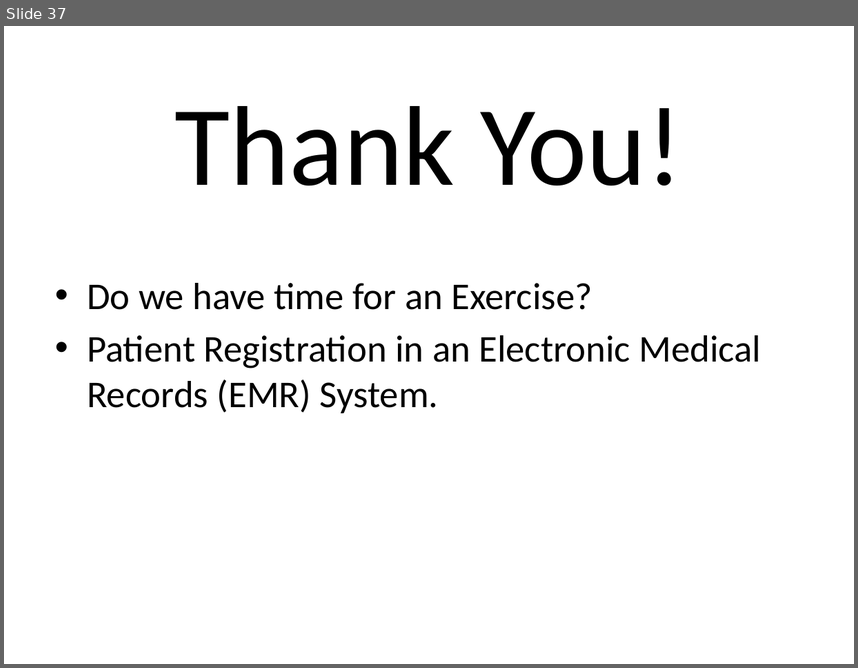
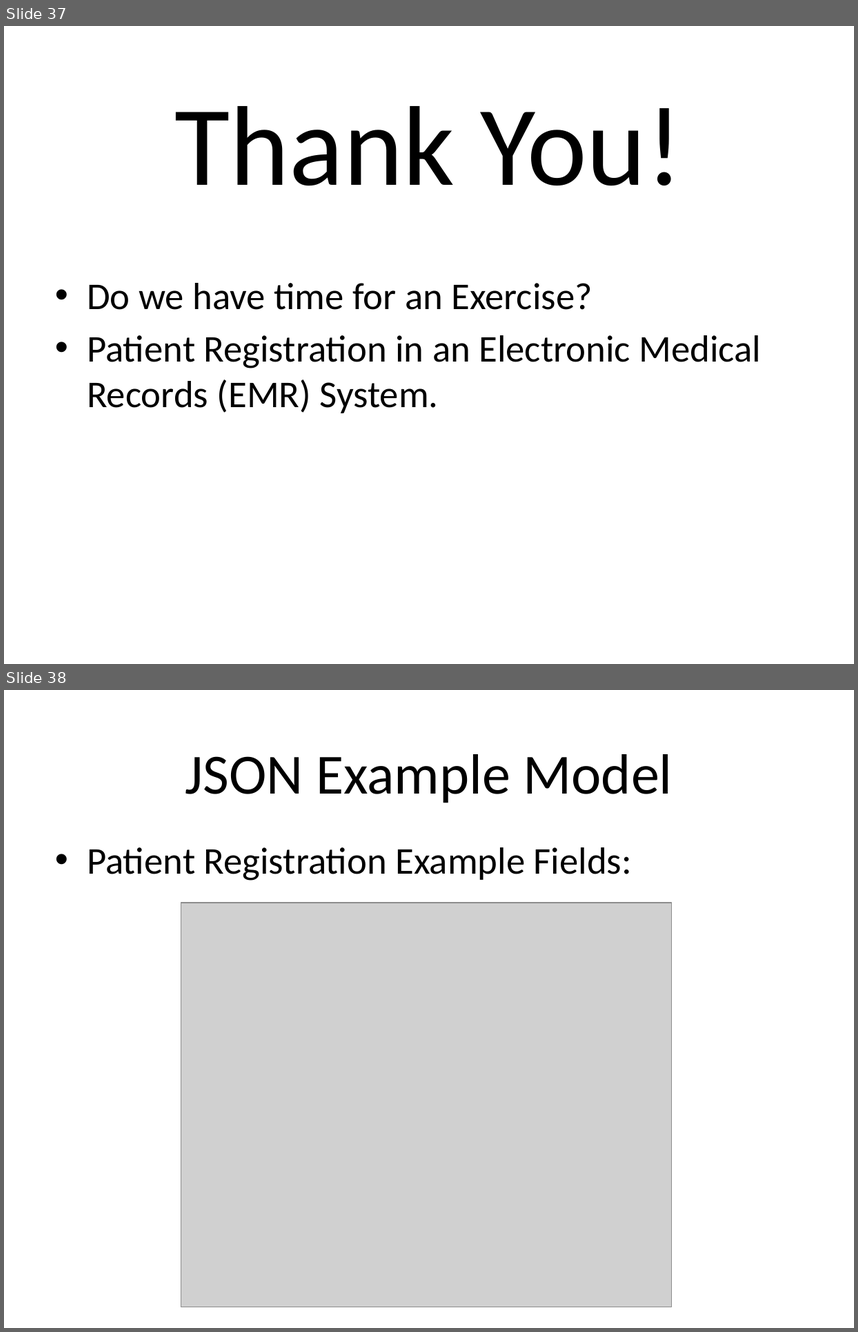
Before and after one commit to UUDeCART/NoSQL, a slide deck: MongoDB_Intro.pptx. Shown one above the other, each under a label of ours: slide 37 before the commit, slides 37 and 38 after it. The pictures are 858x668 and 858x1332 pixels, drawn with LibreOffice and Linux fonts; fonts in the diff are those of the drawing; grey boxes stand for pictures. Boxes give left, top, right and bottom in pixels: in the first picture for what was removed or moved away, otherwise in the second. Text is boxed around its words. In the diff, an @@ line names an element or a change of style, - is before the commit and + after.

```diff
--- a/MongoDB_Intro.pptx
+++ b/MongoDB_Intro.pptx
@@ slide 38 added at (4, 690, 854, 1328), background #FFFFFF @@
@@ title added at (185, 754, 673, 803), 48 pt, text #000000 @@
+JSON Example Model
@@ text added at (87, 847, 632, 880), 32 pt, text #000000 @@
+• Patient Registration Example Fields:
@@ picture added at (181, 903, 671, 1306) @@
```
Also in this commit, not shown: 4 slides changed, 3 other files.
